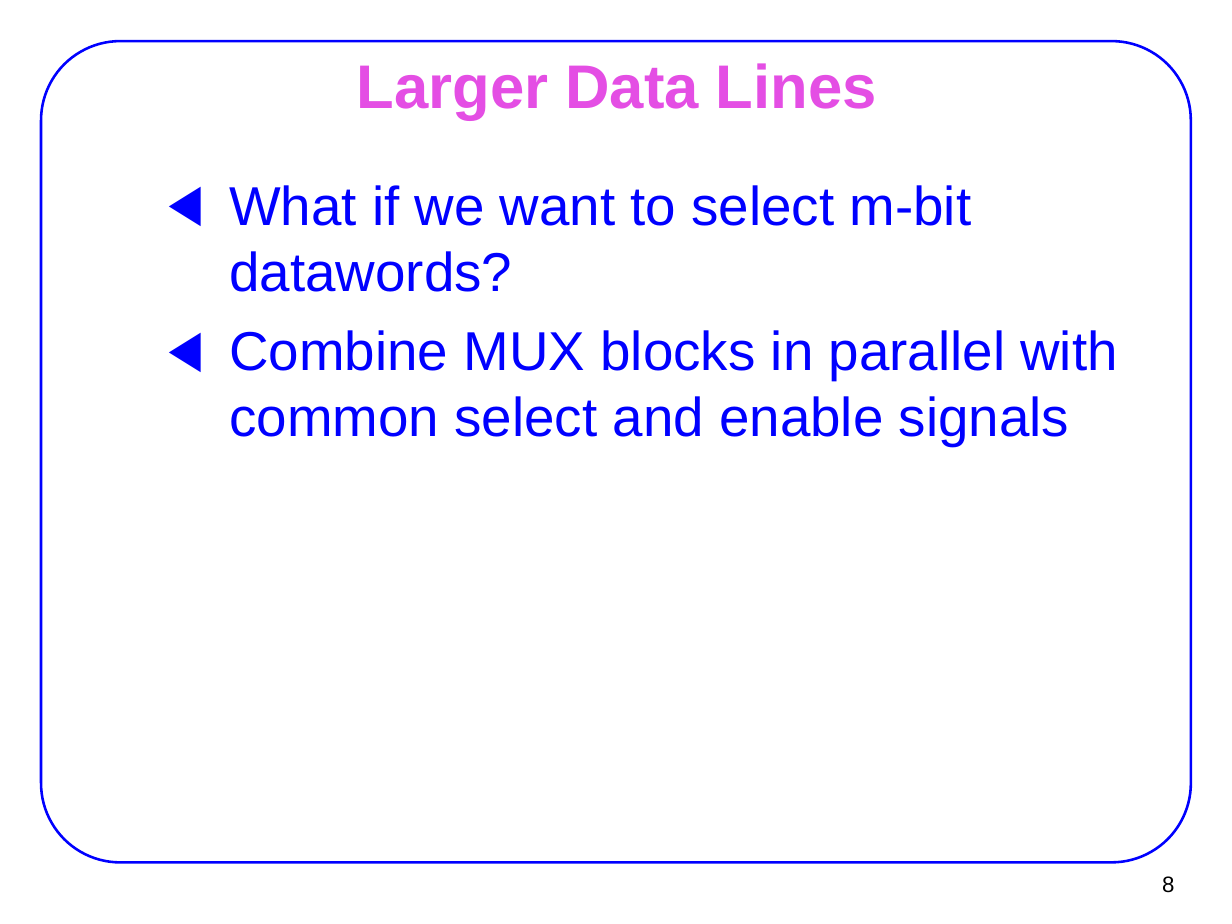
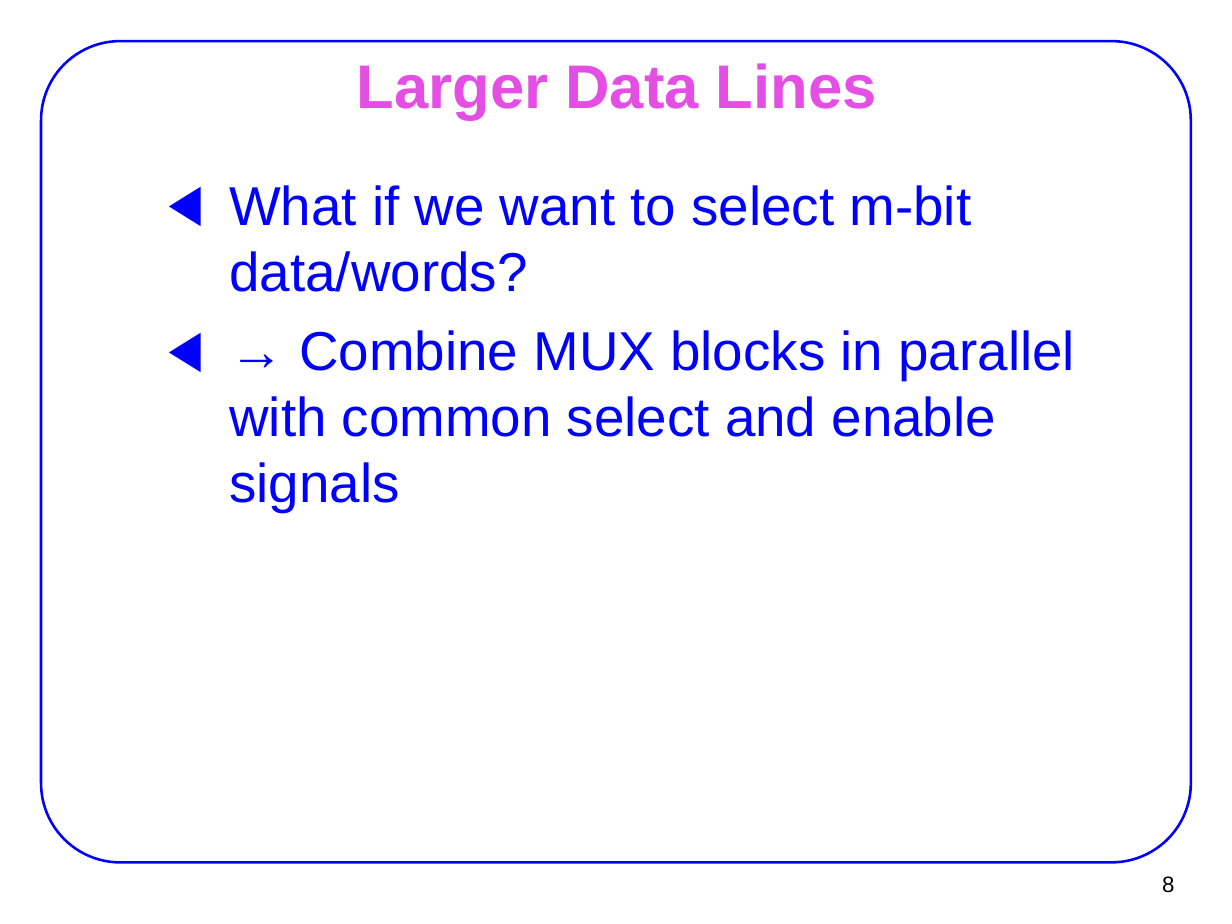
Before and after one commit to AUT-CE-Archive/AUT-CE-LC, a slide deck: slide 8 of Slides/07_mux.ppt. Drawn at 1232x924 pixels with LibreOffice and Linux fonts; fonts in the diff are those of the drawing. Boxes give left, top, right and bottom in pixels: in the first picture for what was removed or moved away, otherwise in the second. Text is boxed around its words. In the diff, an @@ line names an element or a change of style, - is before the commit and + after.

```diff
--- a/Slides/07_mux.ppt
+++ b/Slides/07_mux.ppt
@@ text at (x1=229, y1=185, x2=1075, y2=512): text changed @@
-  ◀ What if we want to select m-bit datawords?
-  ◀ Combine MUX blocks in parallel with common select and enable signals
+  ◀ What if we want to select m-bit data/words?
+  ◀ → Combine MUX blocks in parallel with common select and enable signals
```
Also in this commit, not shown: 13 other slides changed, 1 slide added, 1 slide removed, 31 other files.
